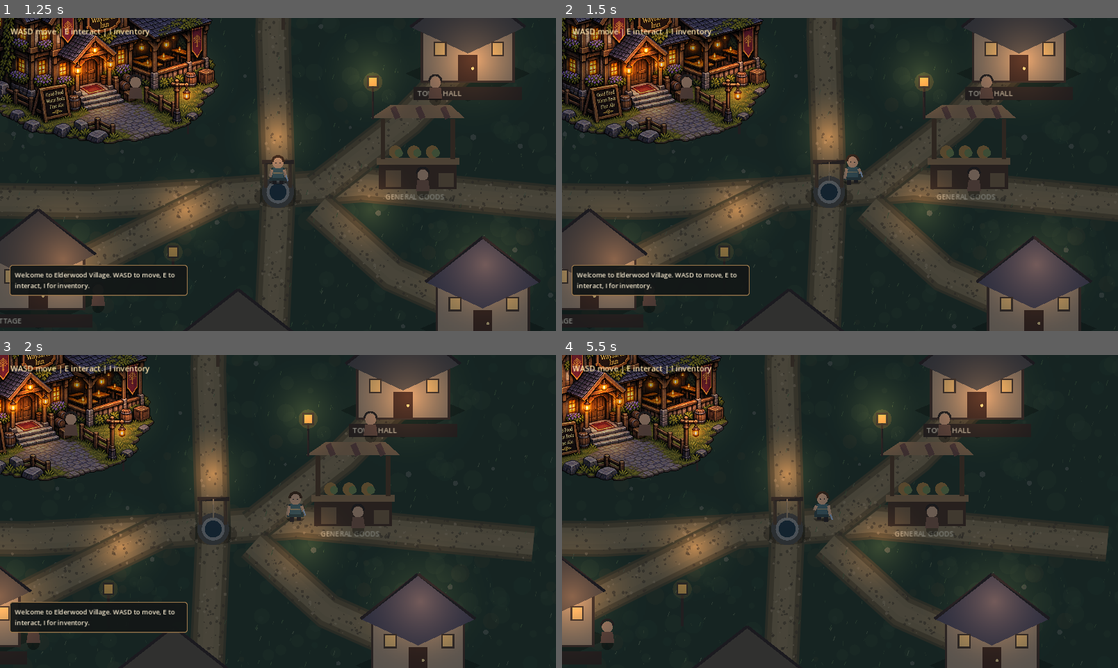
Above: before the commit, frames 1-4 (two rows, left to right).
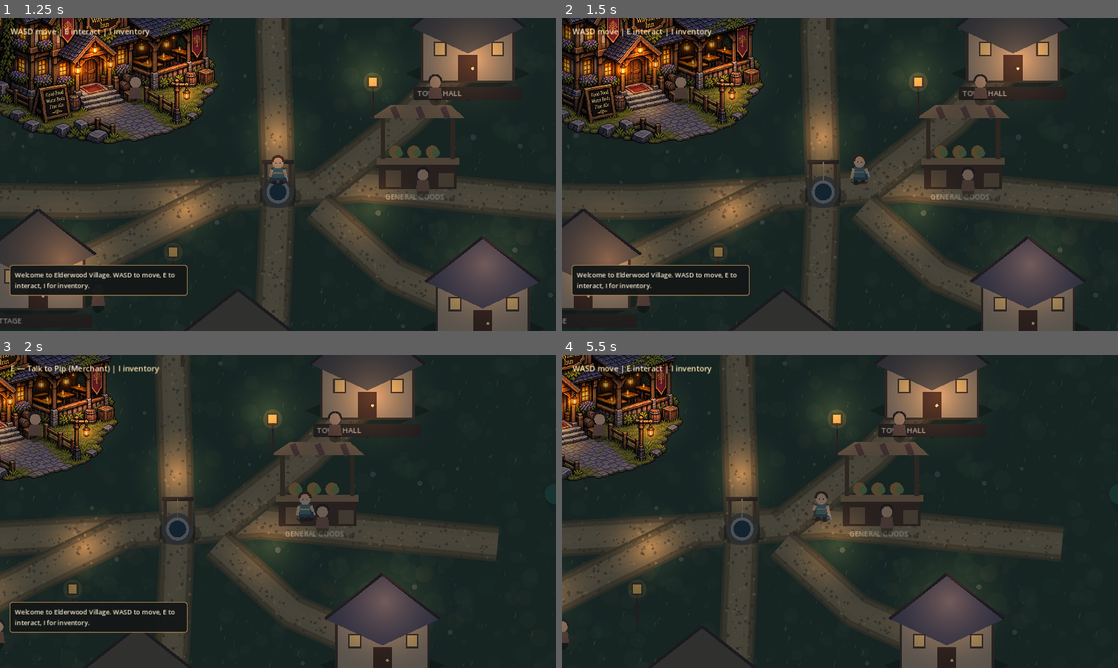
Above: after the commit, the same moments.

Repository: bhubler/elderwood-frontier-pc
Game: Godot game, scene res://scenes/world.tscn
The game is run twice, just before and just after one commit, with the same random seed, the same clock (stepped at 60 frames per second) and the same inputs.
Inputs:
- Up to frame 1 (1.25 s): click "HUMAN Frontier traveler / wea…" at 0.5 s
- Up to frame 2 (1.5 s): tap Enter at 1.25 s; hold D from 1.28 s (still down); hold Shift from 1.28 s (still down)
- Up to frame 3 (2 s): keep holding D; keep holding Shift
- Up to frame 4 (5.5 s): release D at 2.03 s; release Shift at 2.03 s; hold S 2.03-2.78 s; tap Shift at 2.1, 3.8, 5.1 s; hold D 2.78-3.53 s; hold Shift 2.78-3.53 s; tap I at 2.85, 3.5 s; hold W 3.53-4.28 s; tap E at 3.6 s; hold Shift 4.28-5.03 s; hold A from 4.28 s (still down)

Frame 1 is identical in both runs. In frame 2, 18% of the frame differs, in the area x 0-100%, y 0-100%; in frame 3, 39%; in frame 4, 43%, in the area x 0-99%, y 0-100%.

Commit message:
Add Penzilla directional idle, walk, and shift-run animations with fallback

Diff:
--- a/scripts/player.gd
+++ b/scripts/player.gd
@@ -18,7 +18,93 @@
 var attack_bonus := 0
 var defense_bonus := 1
 
+var animated_sprite: Sprite2D
+var animation_sheets: Dictionary = {}
+var animation_name: String = ""
+var animation_frame: int = 0
+var animation_elapsed: float = 0.0
+const ANIMATION_COLUMNS: int = 4
+const ANIMATION_ROWS: int = 5
+const RUN_MULTIPLIER: float = 1.55
+
+func _load_character_animation() -> void:
+    var root: String = "res://art/characters/penzilla/"
+    var filenames: Dictionary = {
+        "idle": "Character0_Idle.png",
+        "walk": "Character0_Walk.png",
+        "run": "Character0_Run.png"
+    }
+    for kind in filenames:
+        var path: String = root + str(filenames[kind])
+        if ResourceLoader.exists(path):
+            var texture: Texture2D = load(path) as Texture2D
+            if texture != null:
+                animation_sheets[kind] = texture
+    if animation_sheets.is_empty():
+        return
+    animated_sprite = Sprite2D.new()
+    animated_sprite.name = "PenzillaAnimatedCharacter"
+    animated_sprite.centered = true
+    animated_sprite.region_enabled = true
+    animated_sprite.texture_filter = CanvasItem.TEXTURE_FILTER_NEAREST
+    animated_sprite.scale = Vector2(0.32, 0.32)
+    animated_sprite.position = Vector2(0, -13)
+    add_child(animated_sprite)
+    _set_animation("idle")
+    _update_animation_frame()
+
+func _set_animation(next_name: String) -> void:
+    if not animation_sheets.has(next_name):
+        if animation_sheets.has("walk"):
+            next_name = "walk"
+        elif animation_sheets.has("idle"):
+            next_name = "idle"
+        elif animation_sheets.has("run"):
+            next_name = "run"
+        else:
+            return
+    if animation_name == next_name:
+        return
+    animation_name = next_name
+    animation_frame = 0
+    animation_elapsed = 0.0
+    animated_sprite.texture = animation_sheets[animation_name]
+    _update_animation_frame()
+
+func _update_animation_frame() -> void:
+    if animated_sprite == null or animated_sprite.texture == null:
+        return
+    var tex: Texture2D = animated_sprite.texture
+    var cell_width: int = int(tex.get_width() / ANIMATION_COLUMNS)
+    var cell_height: int = int(tex.get_height() / ANIMATION_ROWS)
+    if cell_width <= 0 or cell_height <= 0:
+        return
+    var direction_row: int = 0
+    if absf(facing.x) > absf(facing.y):
+        direction_row = 1 if facing.x > 0.0 else 2
+    elif facing.y < 0.0:
+        direction_row = 3
+    animated_sprite.region_rect = Rect2(
+        animation_frame * cell_width,
+        direction_row * cell_height,
+        cell_width,
+        cell_height
+    )
+
+func _advance_animation(delta: float, moving: bool, running: bool) -> void:
+    if animated_sprite == null:
+        return
+    _set_animation("run" if running else ("walk" if moving else "idle"))
+    animation_elapsed += delta
+    var seconds_per_frame: float = 0.105 if running else (0.17 if moving else 0.28)
+    if animation_elapsed >= seconds_per_frame:
+        animation_elapsed = fmod(animation_elapsed, seconds_per_frame)
+        animation_frame = (animation_frame + 1) % ANIMATION_COLUMNS
+    _update_animation_frame()
+
+
 func _ready() -> void:
+    _load_character_animation()
     _build_race_selection()
 
 func set_equipment(gear: Dictionary) -> void:
@@ -102,14 +188,19 @@
         input_vector.y -= 1.0
     if Input.is_key_pressed(KEY_S) or Input.is_key_pressed(KEY_DOWN):
         input_vector.y += 1.0
-    velocity = input_vector.normalized() * SPEED
+    var moving: bool = input_vector.length_squared() > 0.0
+    var running: bool = moving and Input.is_key_pressed(KEY_SHIFT)
+    velocity = input_vector.normalized() * SPEED * (RUN_MULTIPLIER if running else 1.0)
     if input_vector.length_squared() > 0.0:
         facing = input_vector.normalized()
         stride += delta * 10.0
     move_and_slide()
+    _advance_animation(delta, moving, running)
     queue_redraw()
 
 func _draw() -> void:
+    if animated_sprite != null:
+        return
     var look: Dictionary = LOOKS[race]
     var moving := velocity.length_squared() > 0.0
     var swing: float = sin(stride) * 6.0 if moving else 0.0
